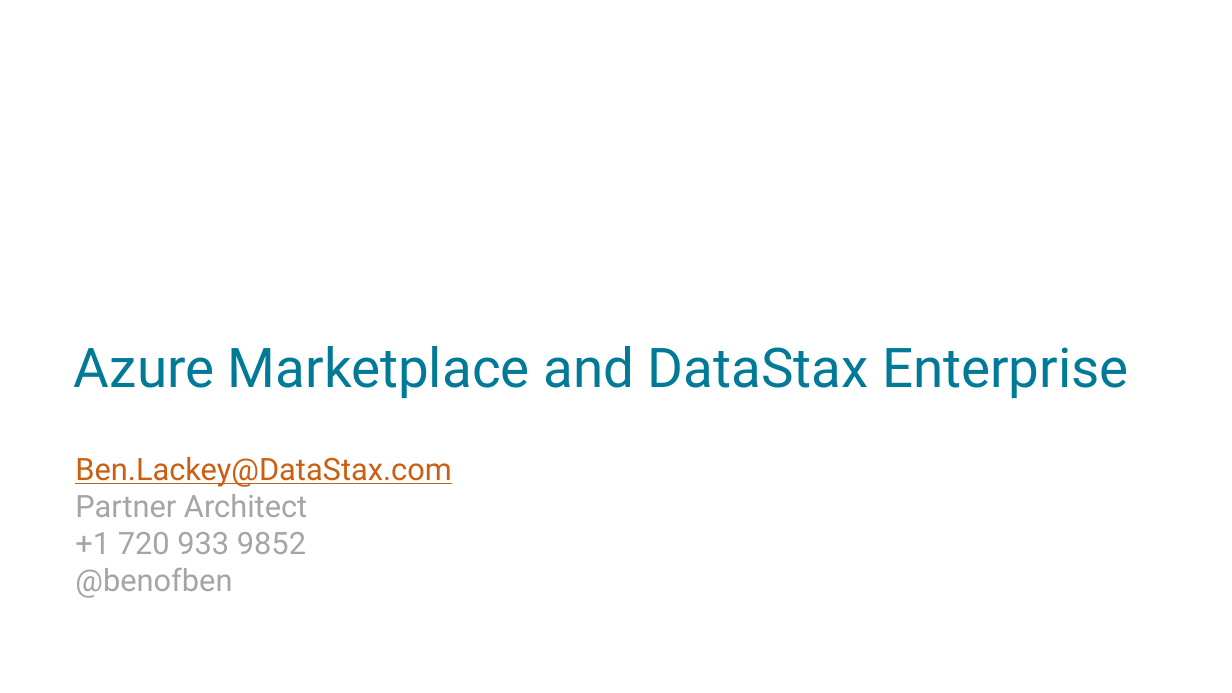
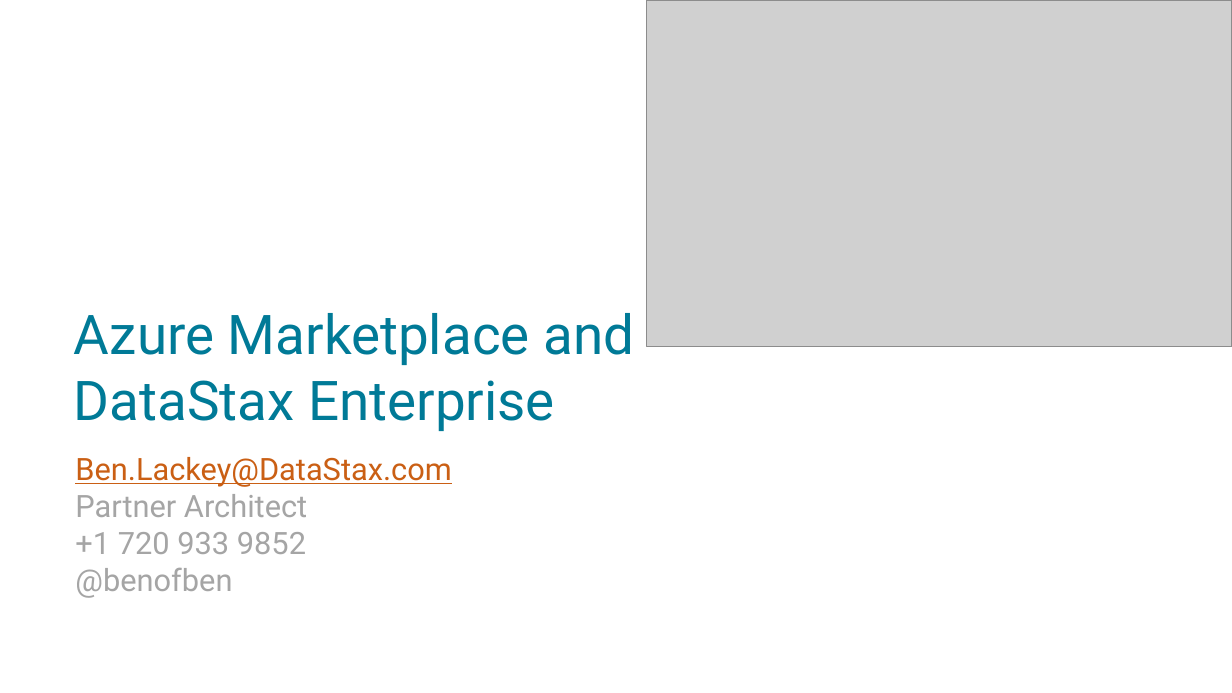
Before and after one commit to DSPN/DataStaxDay, a slide deck: slide 1 of lectures/Lecture 1 - Introduction.pptx. Drawn at 1232x693 pixels with LibreOffice and Linux fonts; fonts in the diff are those of the drawing; grey boxes stand for pictures; background and template pictures are left out. Boxes give left, top, right and bottom in pixels: in the first picture for what was removed or moved away, otherwise in the second. Text is boxed around its words. In the diff, an @@ line names an element or a change of style, - is before the commit and + after.

```diff
--- a/lectures/Lecture 1 - Introduction.pptx
+++ b/lectures/Lecture 1 - Introduction.pptx
@@ picture added at box(647, 0, 1232, 346) @@
@@ title "Azure Marketplace and DataStax Enterprise" rewrapped from box(74, 346, 1129, 398) to box(74, 313, 634, 431) @@
```
Also in this commit, not shown: 6 other files.
